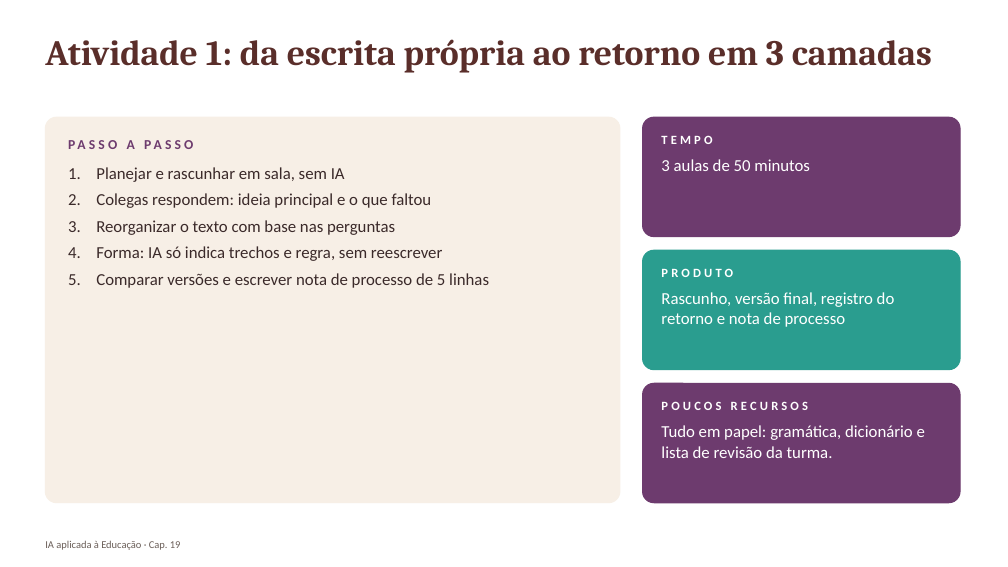
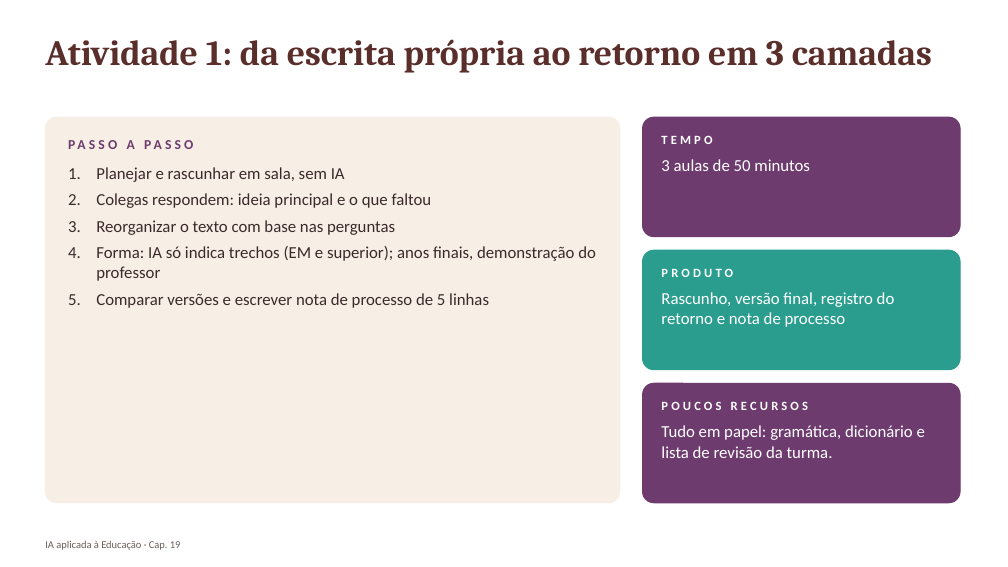
Before and after one commit to arakenmedeiros/claude, a slide deck: slide 17 of livro_ia_educacao/saida/pptx/Cap19_slides.pptx. Drawn at 1008x567 pixels with LibreOffice and Linux fonts; fonts in the diff are those of the drawing. Boxes give left, top, right and bottom in pixels: in the first picture for what was removed or moved away, otherwise in the second. Text is boxed around its words. In the diff, an @@ line names an element or a change of style, - is before the commit and + after.

```diff
--- a/livro_ia_educacao/saida/pptx/Cap19_slides.pptx
+++ b/livro_ia_educacao/saida/pptx/Cap19_slides.pptx
@@ text at (96,246,596,281): text changed @@
-4. Forma: IA só indica trechos e regra, sem reescrever
+4. Forma: IA só indica trechos (EM e superior); anos finais, demonstração do professor
```
Also in this commit, not shown: 3 other slides changed, 1 slide added, 13 other files.
